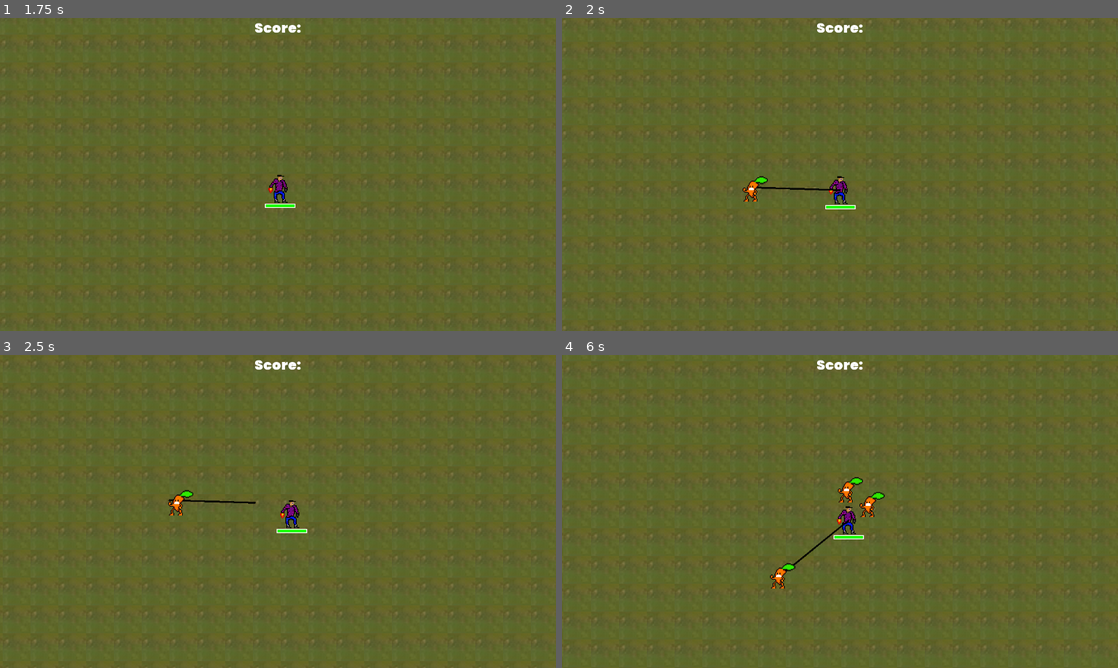
Above: before the commit, frames 1-4 (two rows, left to right).
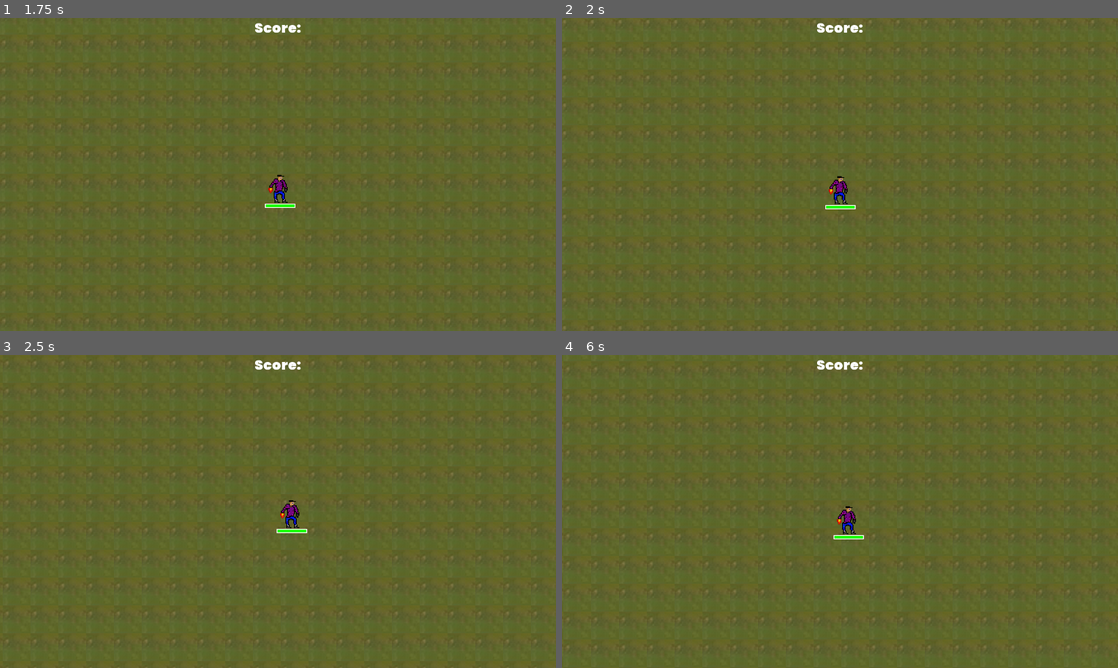
Above: after the commit, the same moments.

Repository: RM35/vigilant-octo-doodle
Game: Godot game, scene res://scenes/world/world.tscn
Two runs of this game, one before a commit and one after it. Both use one fixed random seed, a clock stepped at 60 frames per second and the inputs below.
Inputs:
- Up to frame 1 (1.75 s): tap Enter at 0.5 s; hold D (right) 0.53-1.28 s; hold S (down) from 1.28 s (still down)
- Up to frame 2 (2 s): keep holding S (down)
- Up to frame 3 (2.5 s): release S (down) at 2.03 s; hold D (right) from 2.03 s (still down)
- Up to frame 4 (6 s): release D (right) at 2.78 s; hold W (up) 2.78-3.53 s; hold A (left) 3.53-5.03 s; hold S (down) 5.03-5.78 s; hold D (right) from 5.78 s (still down)

Frame 1 is identical in both runs. In frame 2, 0.3% of the frame differs, in the area x 32-51%, y 50-59%; in frame 3, 0.3%; in frame 4, 0.6%, in the area x 37-59%, y 38-75%.

Commit message:
feat(spawner): Add level definiton json parsing and spawing from file

Diff:
--- /dev/null
+++ b/scenes/spawner/levels/grassy.json
@@ -0,0 +1,15 @@
+[
+    {
+        "start": 5,
+        "type": "recurring",
+        "enemy": "carrot.tres",
+        "duration": 60,
+        "delay": 1
+    },
+    {
+        "start": 10,
+        "type": "oneshot",
+        "enemy": "ghost.tres",
+        "amount": 10
+    }
+]
--- /dev/null
+++ b/scenes/spawner/recurring_wave/recurring_wave.gd
@@ -0,0 +1,19 @@
+extends Node
+
+var level
+var trigger_count = 0
+var max_triggers: int = 0
+signal spawn
+
+func _ready():
+	max_triggers = level['duration'] / level['delay']
+	connect("spawn", get_node("../../Spawner"), "spawn")
+	$Timer.wait_time = level['delay']
+	$Timer.start()
+
+func _on_Timer_timeout():
+	trigger_count += 1
+	if trigger_count <= max_triggers:
+		emit_signal("spawn", level['enemy'])
+	else:
+		queue_free()
--- /dev/null
+++ b/scenes/spawner/recurring_wave/recurring_wave.tscn
@@ -0,0 +1,10 @@
+[gd_scene load_steps=2 format=2]
+
+[ext_resource path="res://scenes/spawner/recurring_wave/recurring_wave.gd" type="Script" id=1]
+
+[node name="RecurringWave" type="Node"]
+script = ExtResource( 1 )
+
+[node name="Timer" type="Timer" parent="."]
+
+[connection signal="timeout" from="Timer" to="." method="_on_Timer_timeout"]
--- a/scenes/spawner/spawner.gd
+++ b/scenes/spawner/spawner.gd
@@ -1,8 +1,14 @@
 extends Node
 
+onready var recurring = preload("res://scenes/spawner/recurring_wave/recurring_wave.tscn")
 onready var enemy = preload("res://scenes/enemy/enemy.tscn")
 onready var player = get_node("../Player")
 var rng = RandomNumberGenerator.new()
+var elapsed_time: int = 0
+
+export(String) var level_path = "res://scenes/spawner/levels/grassy.json"
+var level = []
+var level_stage = 0
 
 func get_new_global_spawn_pos():
 	var random_direction = Vector2(rng.randf_range(-1, 1), rng.randf_range(-1, 1)).normalized()
@@ -12,17 +18,33 @@
 	return (random_direction * 100) + player.global_position
 
 func _ready():
+	load_level(level_path)
+
+func load_level(json_path):
+	var file = File.new()
+	file.open(json_path, file.READ)
+	level = parse_json(file.get_as_text())
+	file.close()
+
+func spawn(type):
+	var newenemy: enemy = enemy.instance()
+	newenemy.global_position = get_new_global_spawn_pos()
+	newenemy.set_enemy_type("res://scenes/enemy/enemy_data/" + type)
+	add_child(newenemy)
+
+func _process(delta):
 	pass
 
-func spawn():
-	var newenemy: enemy = enemy.instance()
-	newenemy.global_position = get_new_global_spawn_pos()
-	newenemy.set_enemy_type("res://scenes/enemy/enemy_data/dan.tres")
-	add_child(newenemy)
-
-var cumdelta: float
-func _process(delta):
-	cumdelta += delta
-	if cumdelta > 2:
-		cumdelta = 0
-		spawn()
+# Level info parsing and spawing
+func _on_Timer_timeout():
+	elapsed_time += $Timer.wait_time
+	if len(level) - 1 < level_stage: return
+	if elapsed_time > level[level_stage]['start']:
+		if level[level_stage]['type'] == "recurring":
+			var rec = recurring.instance()
+			rec.level = level[level_stage]
+			add_child(rec)
+		elif level[level_stage]['type'] == "oneshot":
+			for i in range(level[level_stage]['amount']):
+				spawn(level[level_stage]['enemy'])
+		level_stage += 1
--- a/scenes/spawner/spawner.tscn
+++ b/scenes/spawner/spawner.tscn
@@ -9,3 +9,8 @@
 points = PoolVector2Array( 228, 88 )
 width = 2.0
 default_color = Color( 0, 0, 0, 0.905882 )
+
+[node name="Timer" type="Timer" parent="."]
+autostart = true
+
+[connection signal="timeout" from="Timer" to="." method="_on_Timer_timeout"]
--- a/scenes/world/TM.gd
+++ b/scenes/world/TM.gd
@@ -3,6 +3,9 @@
 const x_view = 40
 const y_view = 24
 onready var player = get_node("../Player")
+
+func _ready():
+	pass
 
 func _process(delta):
 	render_tiles()
